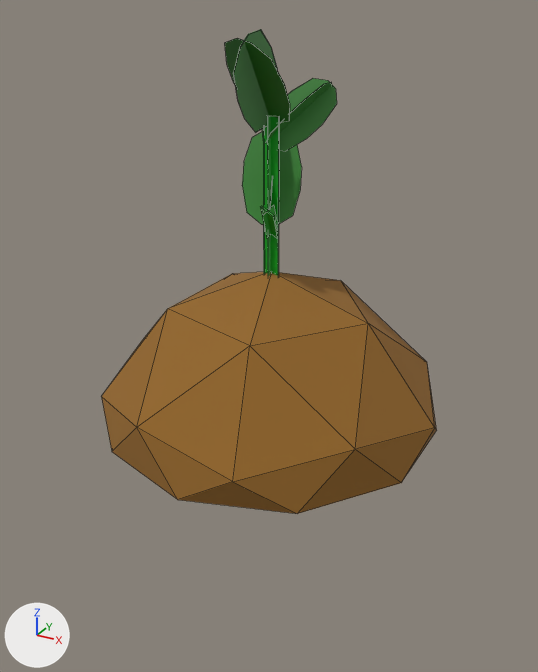
Renders of the OBJ model source/Assets/Plants/potato.obj from each side of a commit.
One viewpoint serves both versions: a 50 mm lens placed at (0.352, -0.645, 0.387), pointed at (0.003, -0.012, 0.071). The lights are fixed; the arrows at lower left show +X, +Y and +Z. Mesh edges are drawn as thin lines. Where no turn or scale is listed for an object, it has been applied to the vertices.
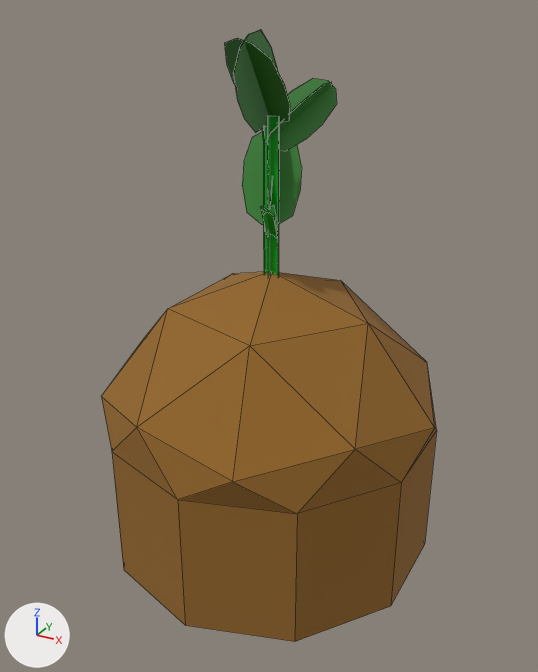
Changed parts and their boxes [x1, y1, x2, y2] in the pictures (538 x 672 px):
```json
{"object": "Icosphere", "change": "reshaped", "before": [101, 272, 437, 514], "after": [101, 272, 437, 642], "on screen": "53% taller"}
{"part": 1, "of": "me_icosphere", "change": "built on", "after": [112, 430, 437, 642], "on screen": "brown"}
```

Scene script edits in JSON lines:
```json
{"block": "me_icosphere", "where": "# used by ob_icosphere; location = (0.0, 0.0, 0.0)"}
{"op": "remove", "block": "me_icosphere", "code": "me_icosphere.from_pydata(...)  # 26 vertices, 41 faces; spans x -0.176..0.185, y -0.182..0.182, z -0.031..0.139"}
{"op": "add", "block": "me_icosphere", "code": "me_icosphere.from_pydata(...)  # 36 vertices, 51 faces; spans x -0.176..0.185, y -0.182..0.182, z -0.185..0.139"}
{"block": "me_icosphere", "change": "me_icosphere part 1"}
{"block": "me_icosphere", "change": "1 face is deleted"}
{"block": "me_icosphere", "change": "10 new vertices lie (0.0, 0.0, -0.154) away from vertices in x -0.173..0.173, y -0.182..0.182, z -0.031"}
{"block": "me_icosphere", "change": "11 new faces join them"}
```
